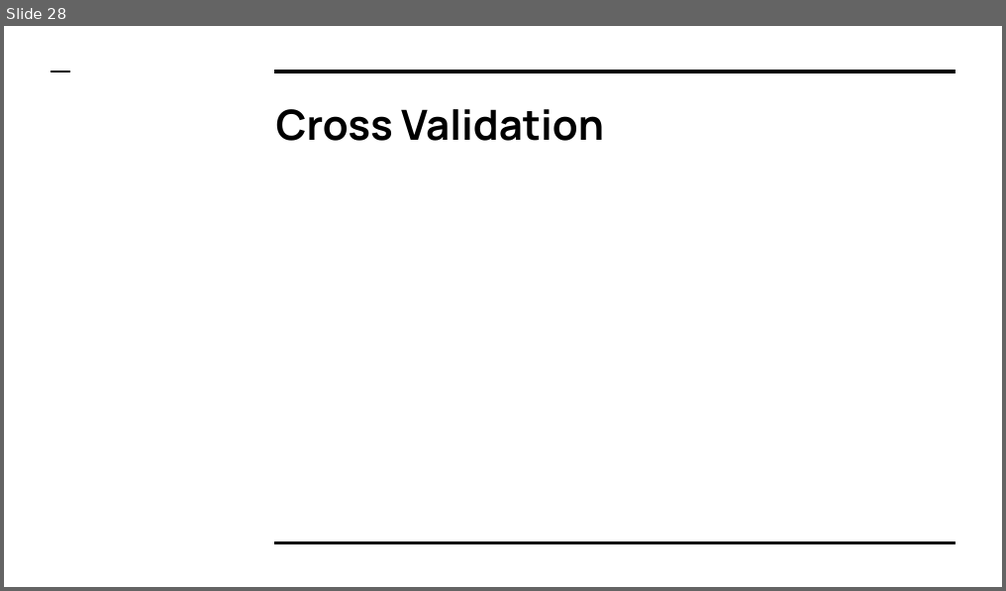
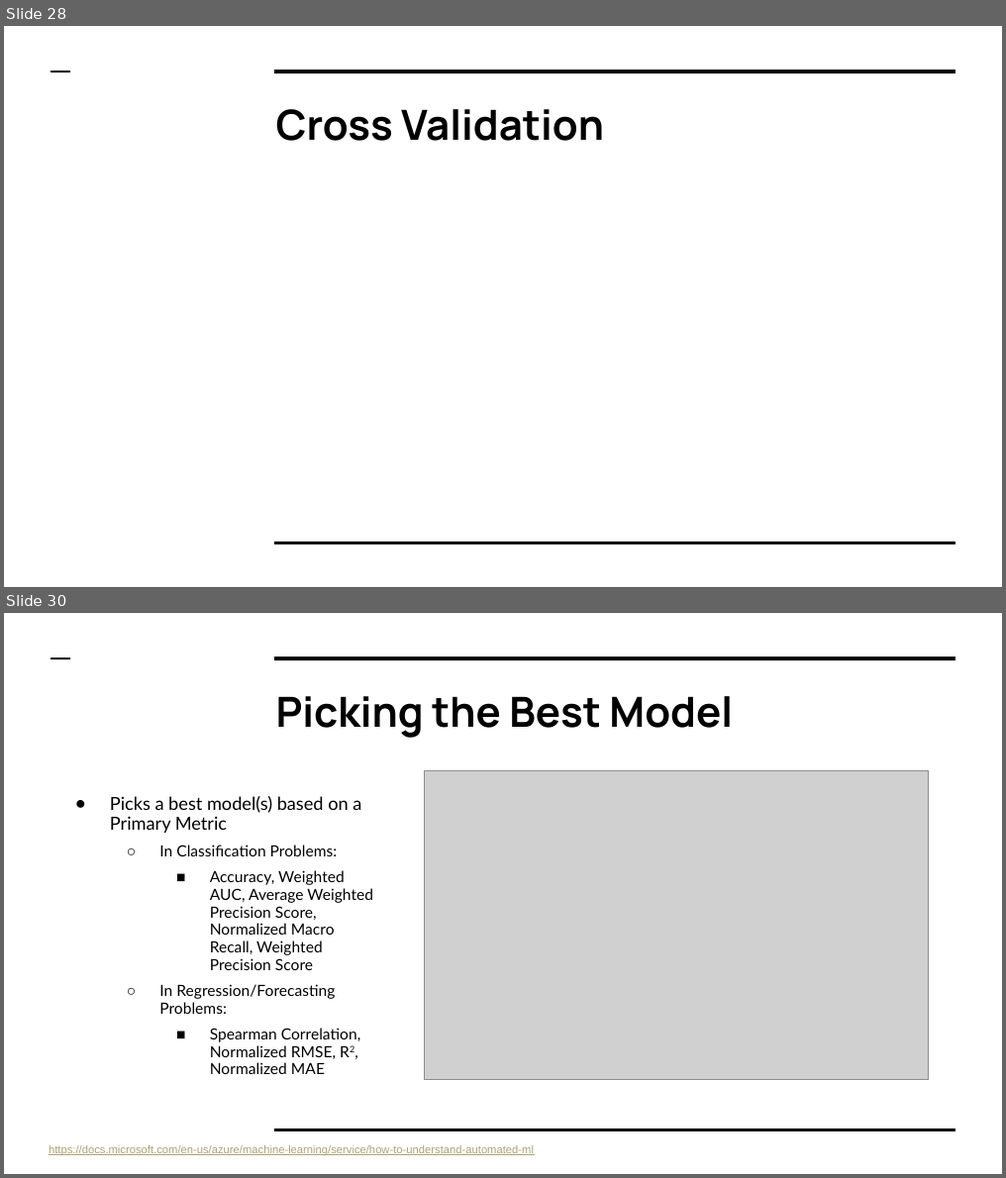
Before and after one commit to colbyford/DSBA6190-CloudComputing, a slide deck: 3 - Machine Learning/MachineLearning.pptx. Shown one above the other, each under a label of ours: slide 28 before the commit, slides 28 and 30 after it; the slides between them are not shown. The pictures are 1006x591 and 1006x1178 pixels, drawn with LibreOffice and Linux fonts; fonts in the diff are those of the drawing; grey boxes stand for pictures. Boxes give left, top, right and bottom in pixels: in the first picture for what was removed or moved away, otherwise in the second. Text is boxed around its words. In the diff, an @@ line names an element or a change of style, - is before the commit and + after.

```diff
--- a/3 - Machine Learning/MachineLearning.pptx
+++ b/3 - Machine Learning/MachineLearning.pptx
@@ slide 30 added at (x1=4, y1=613, x2=1002, y2=1174), background #FFFFFF; not listed: 3 template elements that a slide beside it also shows @@
@@ title added at (x1=276, y1=696, x2=733, y2=738), 30 pt, text #000000, bold @@
+Picking the Best Model
@@ picture added at (x1=424, y1=771, x2=928, y2=1080) @@
@@ text added at (x1=110, y1=796, x2=373, y2=1074), 11.1 pt, text #000000 @@
+● Picks a best model(s) based on a Primary Metric
+  ○ In Classification Problems:
+    ■ Accuracy, Weighted AUC, Average Weighted Precision Score, Normalized Macro Recall, Weighted Precision Score
+  ○ In Regression/Forecasting Problems:
+    ■ Spearman Correlation, Normalized RMSE, R2, Normalized MAE
@@ text added at (x1=49, y1=1146, x2=534, y2=1156), 8 pt, text #AEA175, underline @@
+https://docs.microsoft.com/en-us/azure/machine-learning/service/how-to-understand-automated-ml
```
Also in this commit, not shown: 2 slides changed, 1 other slide added, 3 other files.
